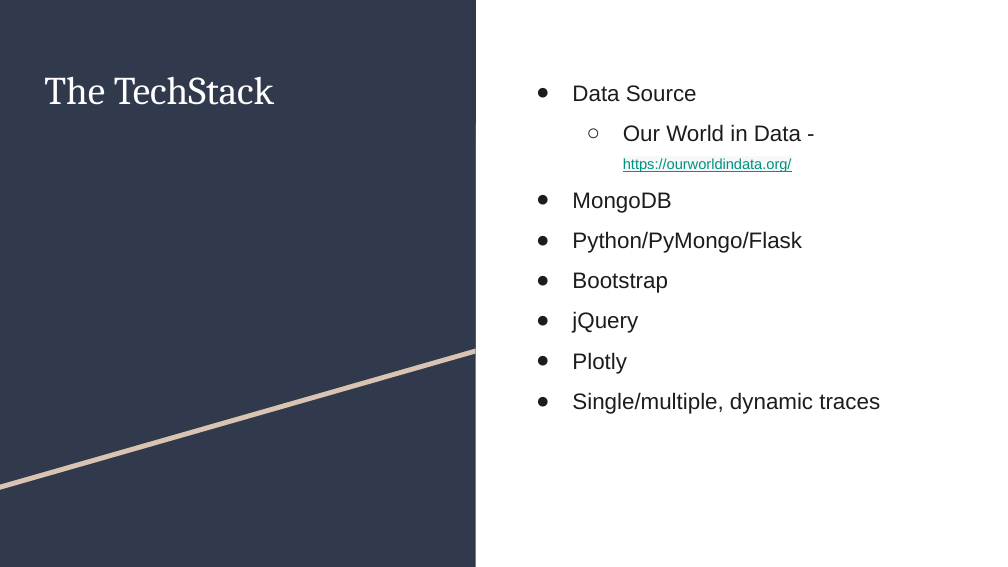
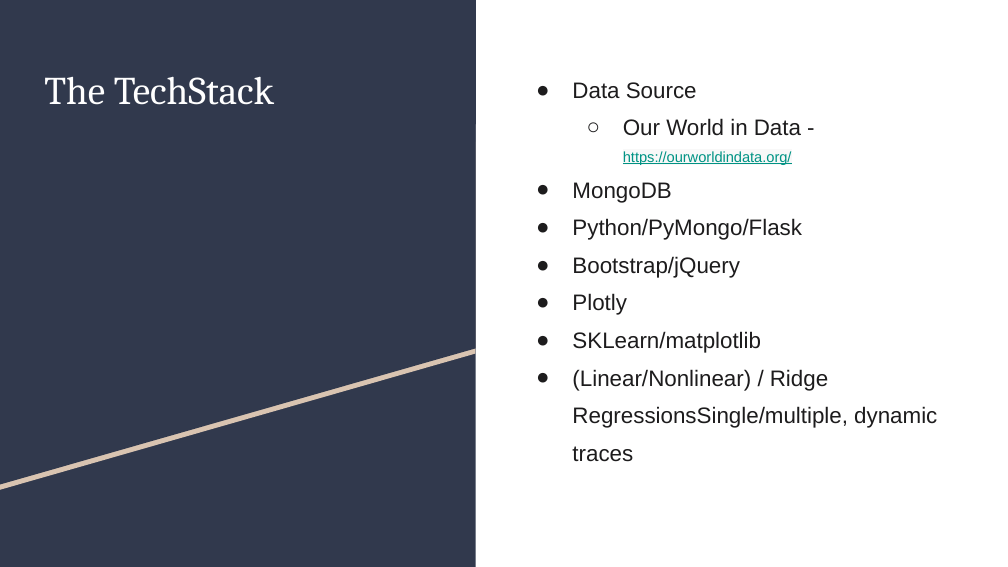
Before and after one commit to whiterabbit2020/final_project, a slide deck: slide 3 of COVID-19.pptx. Drawn at 1008x567 pixels with LibreOffice and Linux fonts; fonts in the diff are those of the drawing. Boxes give left, top, right and bottom in pixels: in the first picture for what was removed or moved away, otherwise in the second. Text is boxed around its words. In the diff, an @@ line names an element or a change of style, - is before the commit and + after.

```diff
--- a/COVID-19.pptx
+++ b/COVID-19.pptx
@@ text at (x1=572, y1=82, x2=802, y2=315): line spacing 1.5 to 1.4 @@
@@ text at (x1=572, y1=256, x2=740, y2=278): text changed @@
-● Bootstrap
-● jQuery
+● Bootstrap/jQuery
@@ text at (x1=572, y1=331, x2=937, y2=462): text changed @@
-● Single/multiple, dynamic traces
+● SKLearn/matplotlib
+● (Linear/Nonlinear) / Ridge RegressionsSingle/multiple, dynamic traces
```
Also in this commit, not shown: 3 other slides changed, 2 other files.
